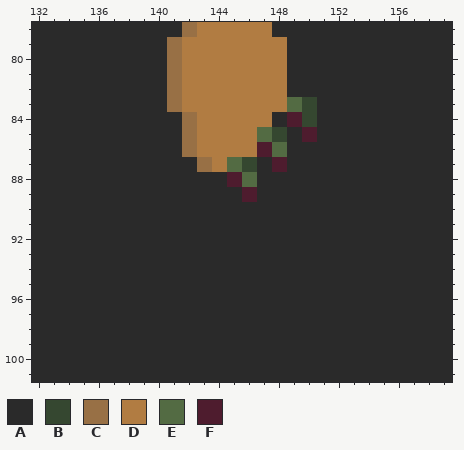
Two versions of one pixel-art file, creative/Aseprite/Resources.aseprite. Above, as it was before the edit.
384x384 pixels, 1 frame. Colours within 5 levels of each other are drawn and written as one. Shown: x 132..159, y 78..101.
Palette (. is transparent): A #2a2a2a  B #354730  C #987045  D #b17c42  E #536b43  F #4e1c2e
Pixels before, first column x 132:
 78 AAAAAAAAAACDDDDDAAAAAAAAAAAA
 79 AAAAAAAAACDDDDDDDAAAAAAAAAAA
 80 AAAAAAAAACDDDDDDDAAAAAAAAAAA
 81 AAAAAAAAACDDDDDDDAAAAAAAAAAA
 82 AAAAAAAAACDDDDDDDAAAAAAAAAAA
 83 AAAAAAAAACDDDDDDDEBAAAAAAAAA
 84 AAAAAAAAAACDDDDDAFBAAAAAAAAA
 85 AAAAAAAAAACDDDDEBAFAAAAAAAAA
 86 AAAAAAAAAACDDDDFEAAAAAAAAAAA
 87 AAAAAAAAAAACDEBAFAAAAAAAAAAA
 88 AAAAAAAAAAAAAFEAAAAAAAAAAAAA
 89 AAAAAAAAAAAAAAFAAAAAAAAAAAAA
 90 AAAAAAAAAAAAAAAAAAAAAAAAAAAA
 91 AAAAAAAAAAAAAAAAAAAAAAAAAAAA
 92 AAAAAAAAAAAAAAAAAAAAAAAAAAAA
 93 AAAAAAAAAAAAAAAAAAAAAAAAAAAA
 94 AAAAAAAAAAAAAAAAAAAAAAAAAAAA
 95 AAAAAAAAAAAAAAAAAAAAAAAAAAAA
 96 AAAAAAAAAAAAAAAAAAAAAAAAAAAA
 97 AAAAAAAAAAAAAAAAAAAAAAAAAAAA
 98 AAAAAAAAAAAAAAAAAAAAAAAAAAAA
 99 AAAAAAAAAAAAAAAAAAAAAAAAAAAA
100 AAAAAAAAAAAAAAAAAAAAAAAAAAAA
101 AAAAAAAAAAAAAAAAAAAAAAAAAAAA
And afterwards:
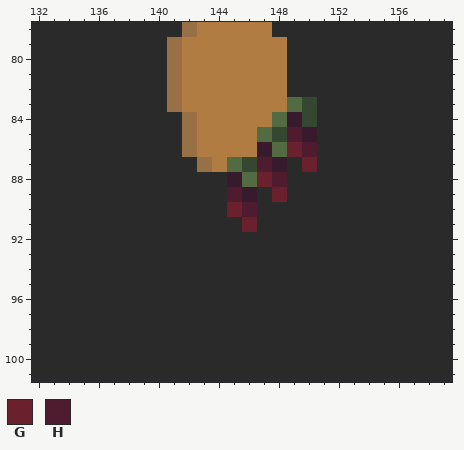
Colours new in this view: G #6b202e  H #4e1c2e
From old to new:
Colour F changes from #4e1c2e to #371a2b.
Layer "wine":
The author changed colour A to colour E in row 84 at x 148.
The author changed colour A to colour G in row 86 at x 149; in row 87 at x 150; in row 88 at x 147; in row 89 at x 148; in row 90 at x 145; in row 91 at x 146.
The author changed colour A to colour H in row 85 at x 149; in row 86 at x 150; in row 87 at x 147; in row 88 at x 148; in row 89 at x 145; in row 90 at x 146.
